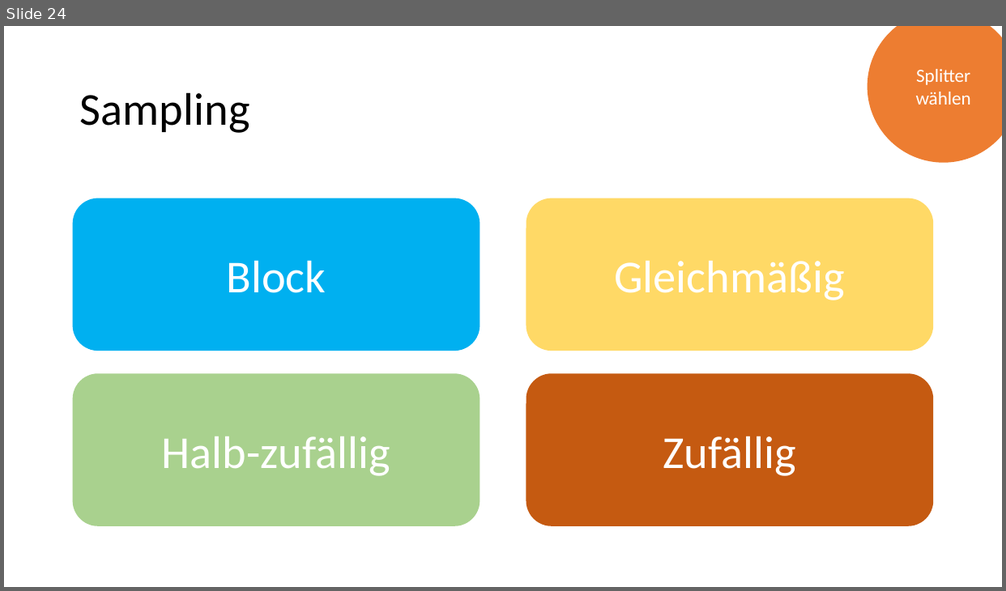
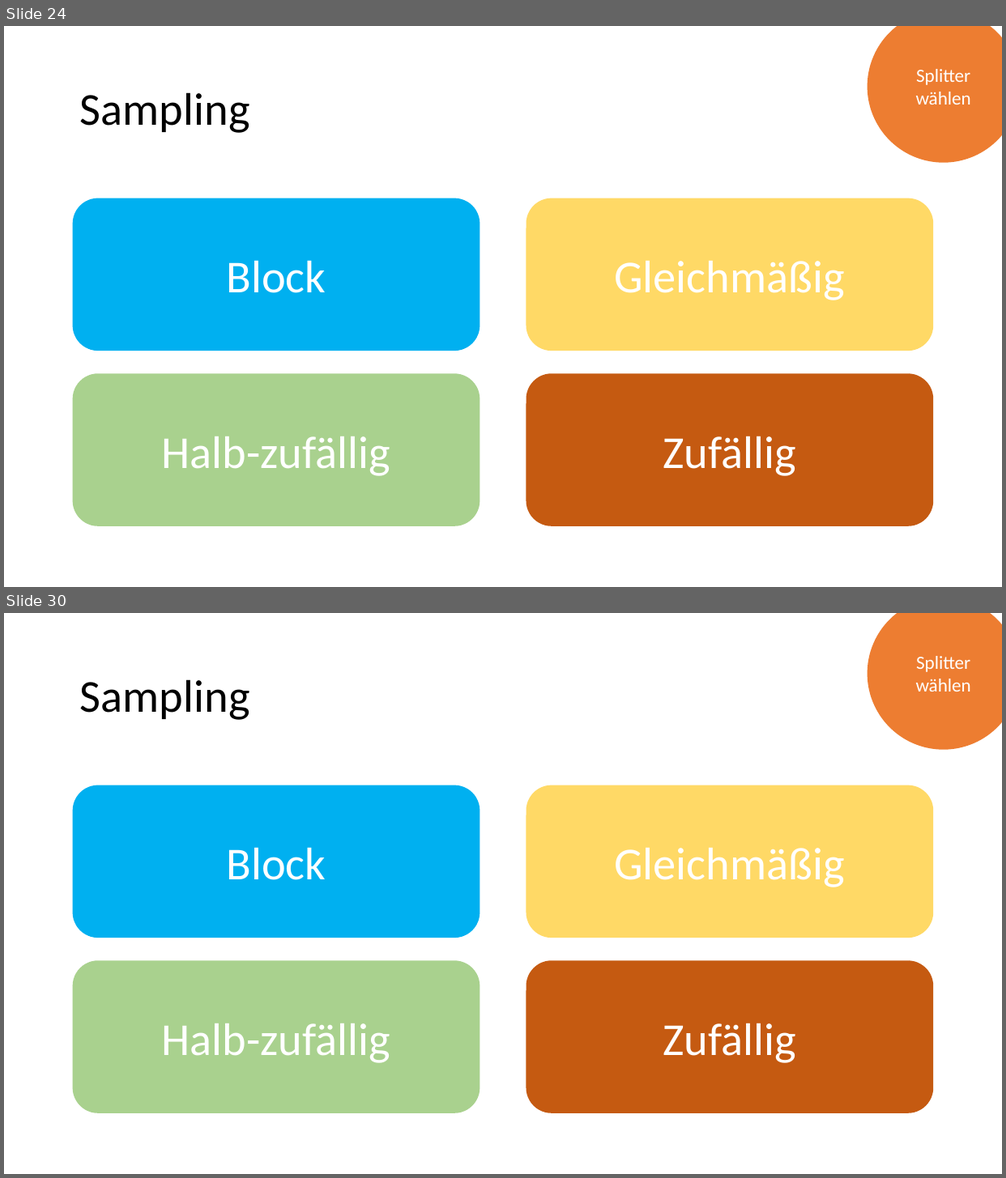
Before and after one commit to NikBenson/ALG, a slide deck: presentation/main.pptx. Shown one above the other, each under a label of ours: slide 24 before the commit, slides 24 and 30 after it; the slides between them are not shown. The pictures are 1006x591 and 1006x1178 pixels, drawn with LibreOffice and Linux fonts; fonts in the diff are those of the drawing. Boxes give left, top, right and bottom in pixels: in the first picture for what was removed or moved away, otherwise in the second. Text is boxed around its words. In the diff, an @@ line names an element or a change of style, - is before the commit and + after.

```diff
--- a/presentation/main.pptx
+++ b/presentation/main.pptx
@@ slide 30 added at (x1=4, y1=613, x2=1002, y2=1174), background #FFFFFF @@
@@ ellipse added at (x1=867, y1=613, x2=1002, y2=750), fill #ED7D31, 18 pt, text #FFFFFF @@
+Splitter wählen
@@ title added at (x1=80, y1=679, x2=250, y2=720), 44 pt, text #000000 @@
+Sampling
@@ rounded rectangle added at (x1=73, y1=786, x2=480, y2=938), fill #00B0F0, 44 pt, text #FFFFFF @@
+Block
@@ rounded rectangle added at (x1=526, y1=786, x2=934, y2=938), fill #FFD966, 44 pt, text #FFFFFF @@
+Gleichmäßig
@@ rounded rectangle added at (x1=73, y1=961, x2=480, y2=1114), fill #A9D18E, 44 pt, text #FFFFFF @@
+Halb-zufällig
@@ rounded rectangle added at (x1=526, y1=961, x2=934, y2=1114), fill #C55A11, 44 pt, text #FFFFFF @@
+Zufällig
```
Also in this commit, not shown: 31 other slides added.
